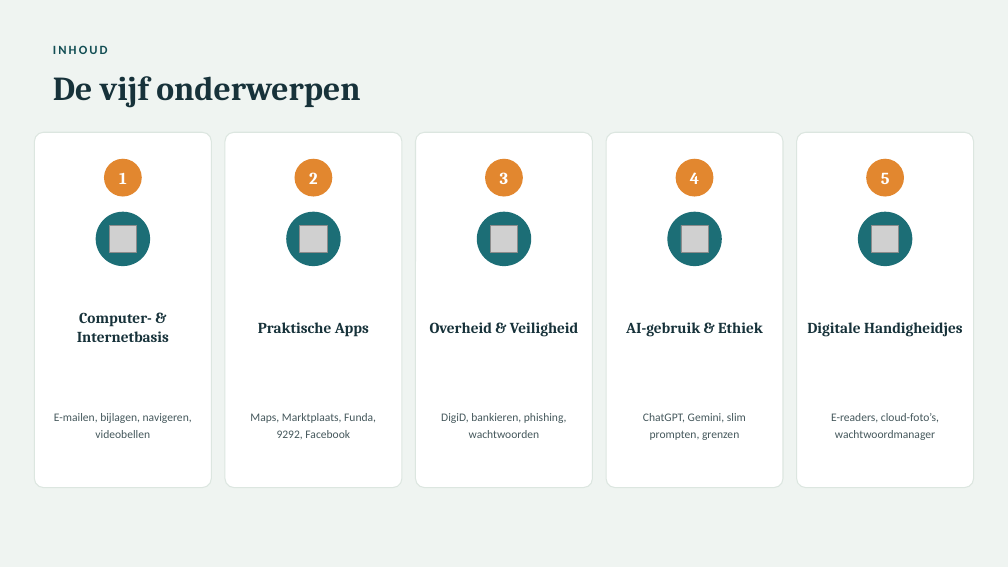
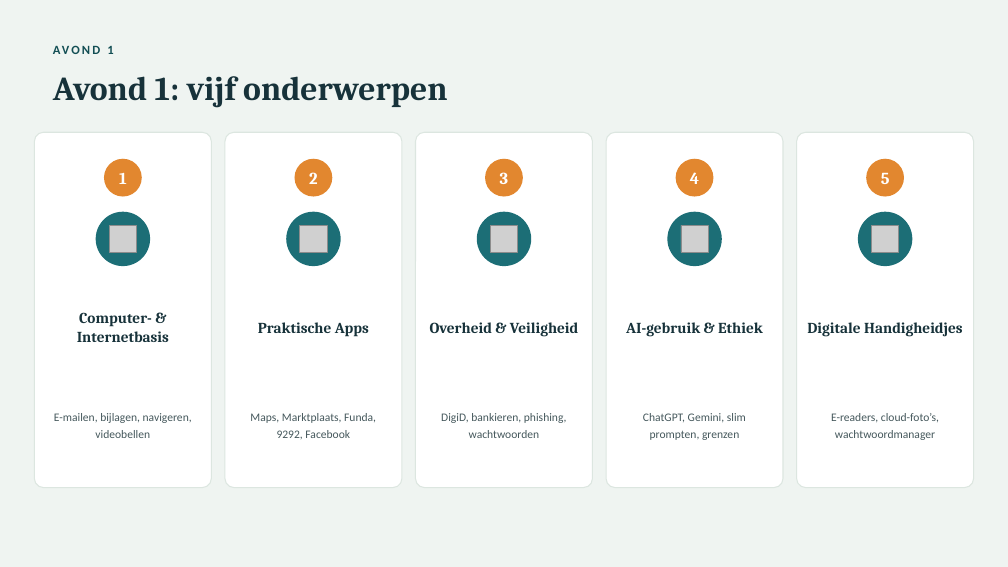
Before and after one commit to dirkplat1999/PC-AI-Cursus, a slide deck: slide 5 of marketing/opening-presentatie.pptx. Drawn at 1008x567 pixels with LibreOffice and Linux fonts; fonts in the diff are those of the drawing; grey boxes stand for pictures. Boxes give left, top, right and bottom in pixels: in the first picture for what was removed or moved away, otherwise in the second. Text is boxed around its words. In the diff, an @@ line names an element or a change of style, - is before the commit and + after.

```diff
--- a/marketing/opening-presentatie.pptx
+++ b/marketing/opening-presentatie.pptx
@@ text at (x1=107, y1=46, x2=113, y2=54): text changed @@
-INHOUD
+AVOND 1
@@ text at (x1=53, y1=76, x2=447, y2=108): text changed @@
-De vijf onderwerpen
+Avond 1: vijf onderwerpen
```
Also in this commit, not shown: 1 other slide changed, 1 slide added, 6 other files.
